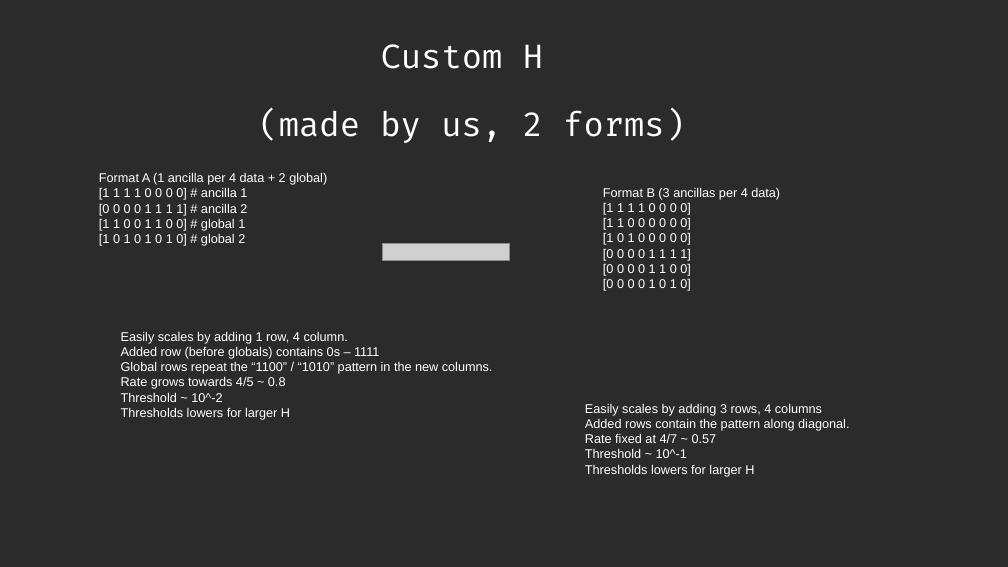
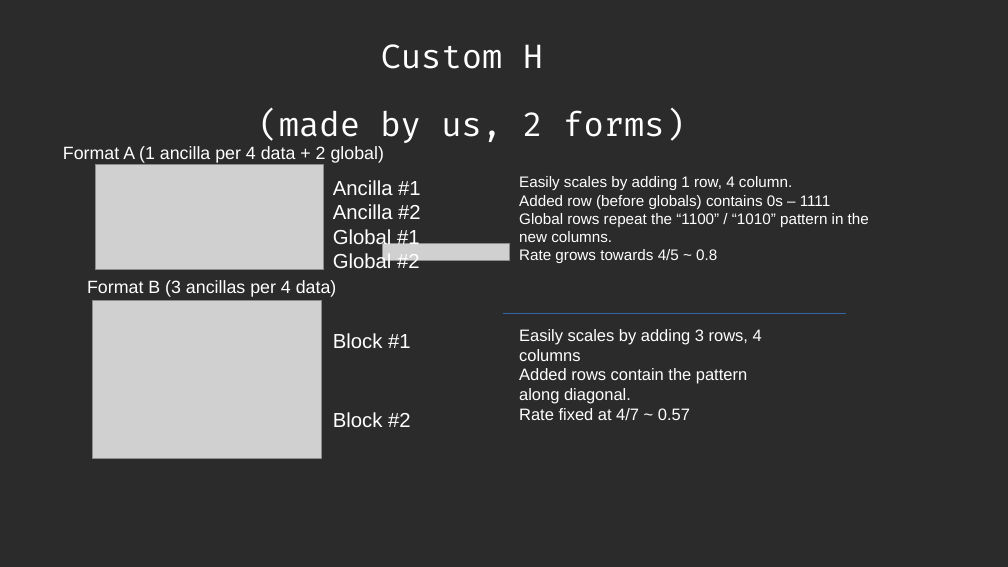
Before and after one commit to DanieleSalvi2810/QPFL_Hackathon_2026_Alice_and_Bob_Quantum_Icing, a slide deck: slide 10 of team-quantum_icing/presentation.odp (slide 9 before the commit). Drawn at 1008x567 pixels with LibreOffice and Linux fonts; fonts in the diff are those of the drawing; grey boxes stand for pictures; background and template pictures are left out; a plain dark background stands for a picture behind light text. Boxes give left, top, right and bottom in pixels: in the first picture for what was removed or moved away, otherwise in the second. Text is boxed around its words. In the diff, an @@ line names an element or a change of style, - is before the commit and + after.

Commit message:
presentation update

```diff
--- a/team-quantum_icing/presentation.odp
+++ b/team-quantum_icing/presentation.odp
@@ text added at bbox=[63, 146, 384, 163], 14 pt, text #FFFFFF @@
+Format A (1 ancilla per 4 data + 2 global)
@@ picture added at bbox=[96, 165, 325, 270] @@
@@ text removed at bbox=[99, 172, 327, 246] @@
-Format A (1 ancilla per 4 data + 2 global)
-[1 1 1 1 0 0 0 0] # ancilla 1
-[0 0 0 0 1 1 1 1] # ancilla 2
-[1 1 0 0 1 1 0 0] # global 1
-[1 0 1 0 1 0 1 0] # global 2
@@ text "Easily scales by adding 1 ...": place and size @@
-text "Easily scales by adding 1 ..." at bbox=[121, 331, 493, 420]
+text "Easily scales by adding 1 ..." at bbox=[519, 176, 869, 263]
@@ text "Easily scales by adding 1 ..." at bbox=[519, 176, 869, 263]: size 10 to 12 pt @@
@@ text added at bbox=[333, 180, 421, 273], 16 pt, text #FFFFFF @@
+Ancilla #1
+Ancilla #2
+Global #1
+Global #2
@@ text removed at bbox=[603, 187, 780, 291] @@
-Format B (3 ancillas per 4 data)
-[1 1 1 1 0 0 0 0]
-[1 1 0 0 0 0 0 0]
-[1 0 1 0 0 0 0 0]
-[0 0 0 0 1 1 1 1]
-[0 0 0 0 1 1 0 0]
-[0 0 0 0 1 0 1 0]
@@ text added at bbox=[87, 280, 337, 297], 14 pt, text #FFFFFF @@
+Format B (3 ancillas per 4 data)
@@ picture added at bbox=[92, 300, 321, 458] @@
@@ line added from (504, 314) to (846, 314), #3465A4 0 pt @@
@@ text "Easily scales by adding 3 ...": place and size @@
-text "Easily scales by adding 3 ..." at bbox=[585, 404, 849, 477]
+text "Easily scales by adding 3 ..." at bbox=[519, 329, 762, 420]
@@ text "Easily scales by adding 3 ..." at bbox=[519, 329, 762, 420]: size 10 to 13 pt @@
@@ text added at bbox=[333, 333, 411, 348], 16 pt, text #FFFFFF @@
+Block #1
@@ text at bbox=[121, 392, 290, 420]: paragraphs removed @@
-Threshold ~ 10^-2
-Thresholds lowers for larger H
@@ text added at bbox=[333, 412, 411, 427], 16 pt, text #FFFFFF @@
+Block #2
@@ text at bbox=[585, 449, 754, 477]: paragraphs removed @@
-Threshold ~ 10^-1
-Thresholds lowers for larger H
```
Also in this commit, not shown: 8 other slides changed, 6 slides added.
